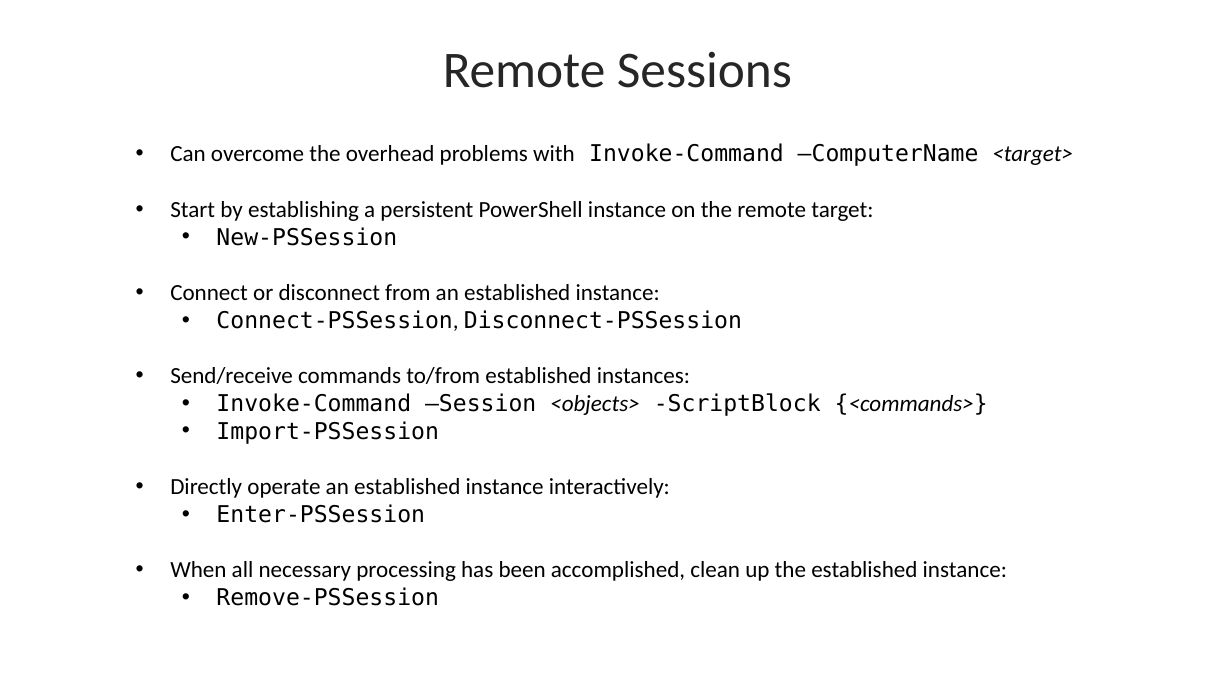
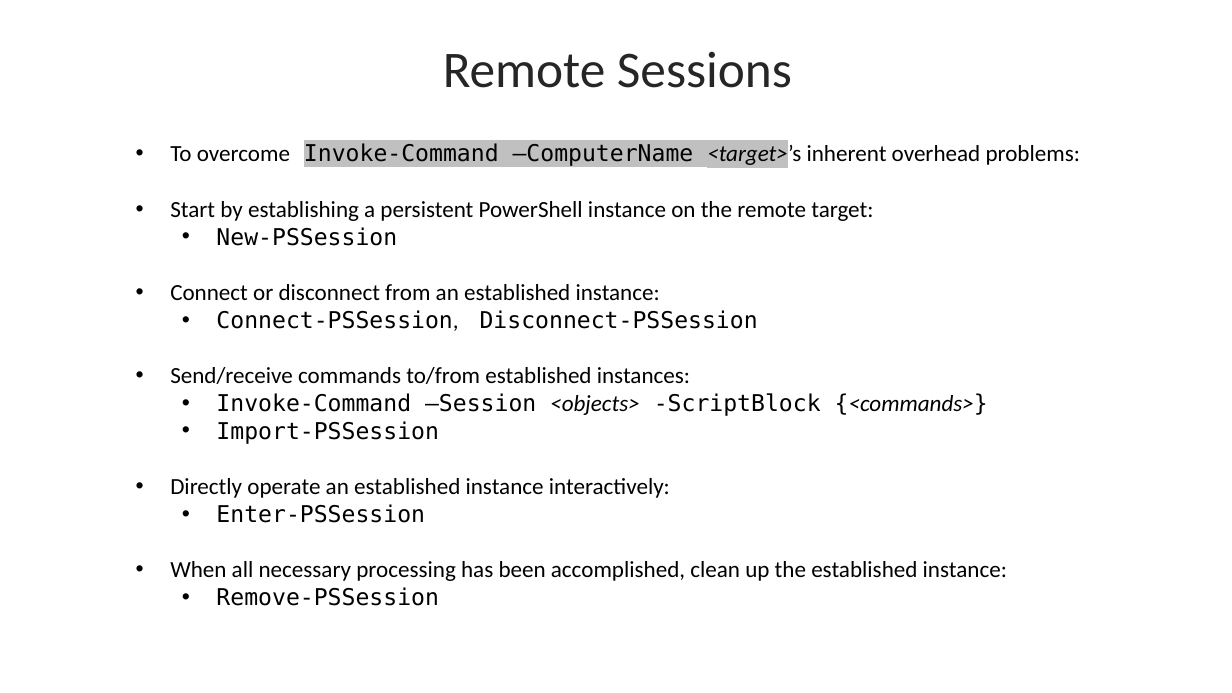
Before and after one commit to byui-cyber360/content, a slide deck: slide 2 of CYBER360-3.4-3.5-Sessions-Endpoints.pptx. Drawn at 1232x693 pixels with LibreOffice and Linux fonts; fonts in the diff are those of the drawing. Boxes give left, top, right and bottom in pixels: in the first picture for what was removed or moved away, otherwise in the second. Text is boxed around its words. In the diff, an @@ line names an element or a change of style, - is before the commit and + after.

```diff
--- a/CYBER360-3.4-3.5-Sessions-Endpoints.pptx
+++ b/CYBER360-3.4-3.5-Sessions-Endpoints.pptx
@@ text at [170, 142, 1080, 168]: text changed @@
-• Can overcome the overhead problems with Invoke-Command –ComputerName <target>
+• To overcome Invoke-Command –ComputerName <target>’s inherent overhead problems:
```
Also in this commit, not shown: 22 other files.
